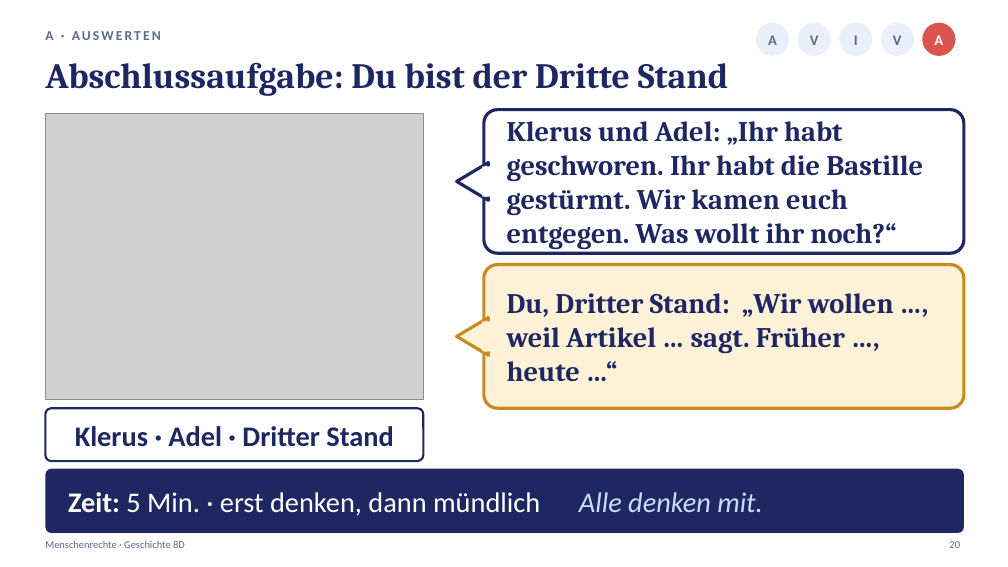
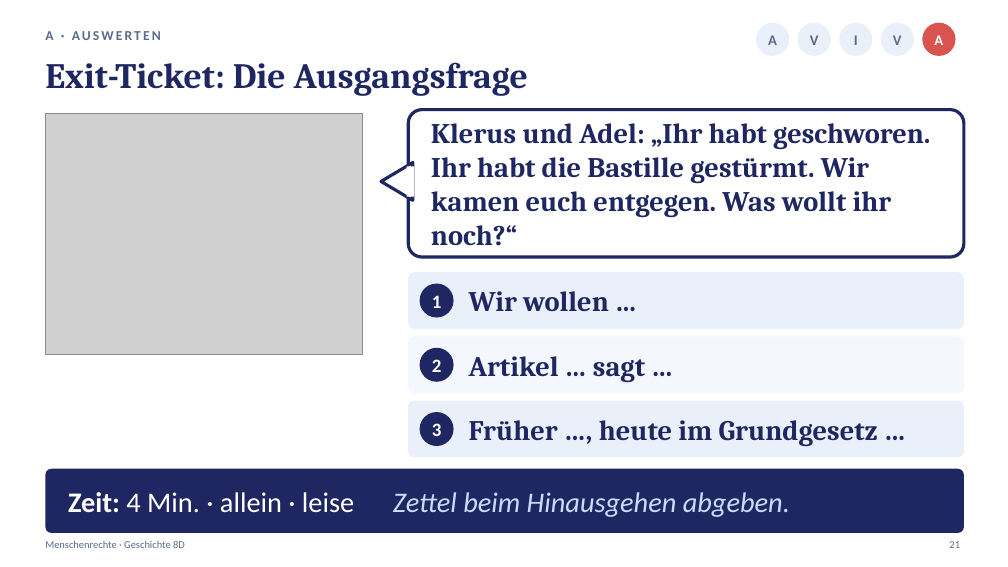
Before and after one commit to golzkonstantin-gif/Schule, a slide deck: slide 21 of Geschichte_8D/Stunde4_Menschenrechte/Praesentation_Stunde4_Menschenrechte_8D.pptx (slide 20 before the commit). Drawn at 1008x567 pixels with LibreOffice and Linux fonts; fonts in the diff are those of the drawing; grey boxes stand for pictures. Boxes give left, top, right and bottom in pixels: in the first picture for what was removed or moved away, otherwise in the second. Text is boxed around its words. In the diff, an @@ line names an element or a change of style, - is before the commit and + after.

```diff
--- a/Geschichte_8D/Stunde4_Menschenrechte/Praesentation_Stunde4_Menschenrechte_8D.pptx
+++ b/Geschichte_8D/Stunde4_Menschenrechte/Praesentation_Stunde4_Menschenrechte_8D.pptx
@@ text at box(45, 62, 528, 96): text changed @@
-Abschlussaufgabe: Du bist der Dritte Stand
+Exit-Ticket: Die Ausgangsfrage
@@ picture: place and size @@
-picture at box(45, 113, 423, 400)
+picture at box(45, 113, 363, 354)
@@ rounded rectangle: place and size @@
-rounded rectangle at box(484, 110, 964, 253)
+rounded rectangle at box(408, 110, 964, 257)
@@ rounded rectangle at box(408, 110, 964, 257): proportions changed @@
@@ text "Klerus und Adel: „Ihr habt ..." rewrapped from box(507, 121, 923, 250) to box(431, 123, 930, 246) @@
@@ triangle: place and size @@
-triangle at box(457, 163, 488, 200)
+triangle at box(381, 163, 413, 200)
@@ rectangle: place and size @@
-rectangle at box(482, 166, 490, 197)
+rectangle at box(407, 166, 414, 197)
@@ rounded rectangle added at box(408, 272, 964, 329), fill #EAF0FA @@
@@ ellipse added at box(420, 284, 454, 318), fill #1E2761 @@
@@ text added at box(432, 295, 442, 308), 18 pt, text #FFFFFF, bold @@
+1
@@ text added at box(469, 291, 609, 311), 27 pt, text #1E2761, bold @@
+Wir wollen …
@@ text removed at box(507, 293, 894, 382) @@
-Du, Dritter Stand: „Wir wollen …, weil Artikel … sagt. Früher …, heute …“
@@ triangle removed at box(457, 318, 488, 355) @@
@@ rectangle removed at box(482, 321, 490, 352) @@
@@ rounded rectangle: place and size @@
-rounded rectangle at box(484, 265, 964, 408)
+rounded rectangle at box(408, 337, 964, 393)
@@ rounded rectangle at box(408, 337, 964, 393): fill #FDF1D8 to #F4F7FD; outline #C98A1E 3 pt to none; proportions changed @@
@@ ellipse added at box(420, 348, 454, 382), fill #1E2761 @@
@@ text added at box(432, 359, 442, 372), 18 pt, text #FFFFFF, bold @@
+2
@@ text added at box(469, 356, 645, 382), 27 pt, text #1E2761, bold @@
+Artikel … sagt …
@@ rounded rectangle removed at box(45, 408, 423, 461) @@
@@ rounded rectangle added at box(408, 401, 964, 457), fill #EAF0FA @@
@@ ellipse added at box(420, 412, 454, 446), fill #1E2761 @@
@@ text removed at box(75, 426, 393, 447) @@
-Klerus · Adel · Dritter Stand
@@ text added at box(432, 423, 442, 436), 18 pt, text #FFFFFF, bold @@
+3
@@ text added at box(469, 420, 878, 446), 27 pt, text #1E2761, bold @@
+Früher …, heute im Grundgesetz …
@@ text at box(68, 492, 790, 517): text changed; text colour #FFFFFF to #CADCFC; italic on @@
-Zeit: 5 Min. · erst denken, dann mündlich Alle denken mit.
+Zeit: 4 Min. · allein · leise Zettel beim Hinausgehen abgeben.
@@ text at box(949, 541, 960, 548): text changed @@
-20
+21
```
Also in this commit, not shown: 5 other slides changed, 3 slides added, 2 slides removed, 18 other files.
